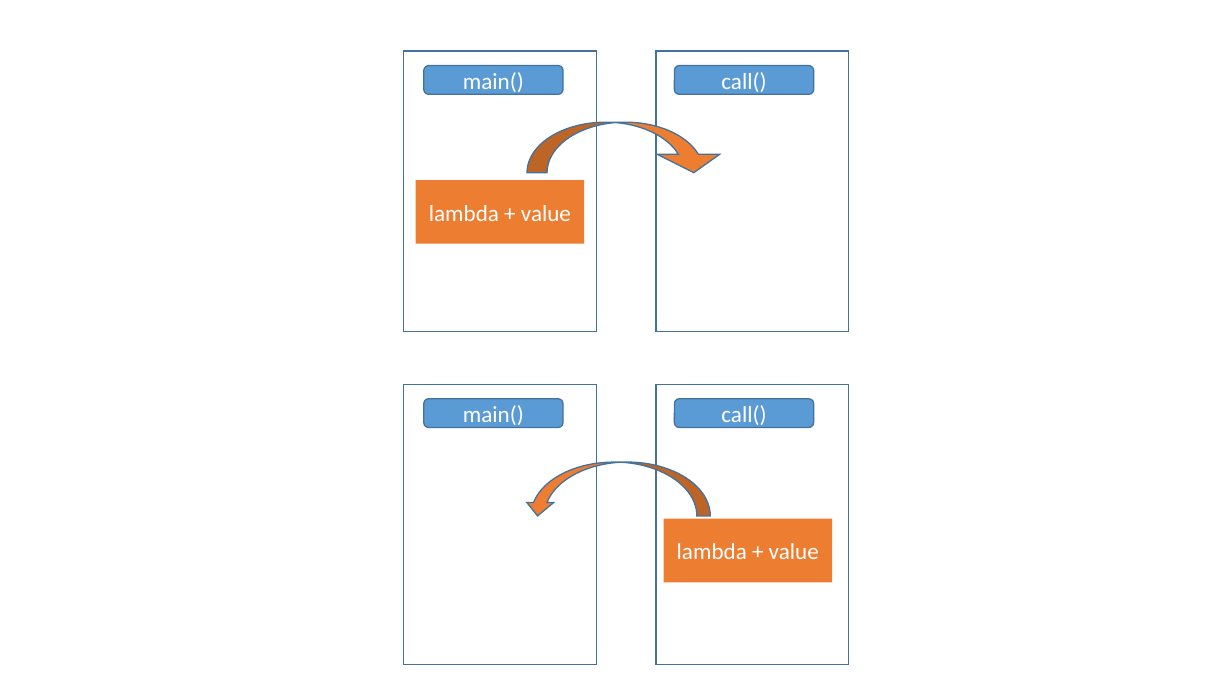
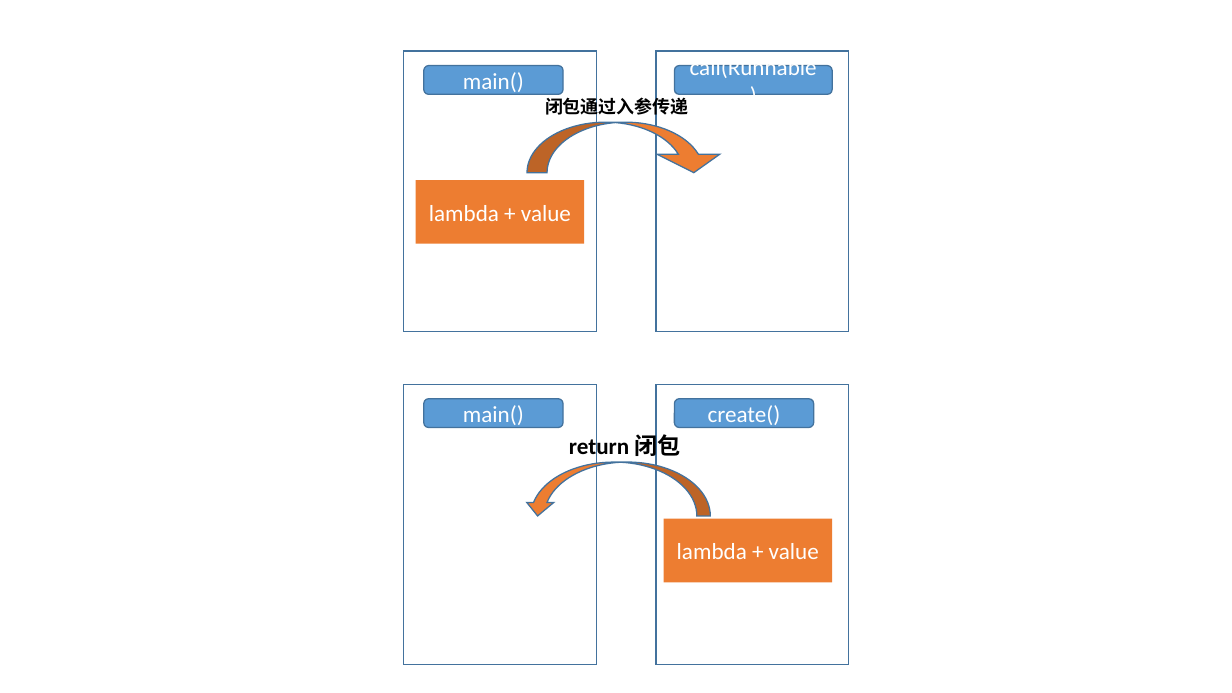
Before and after one commit to OrdinaryYZH/OrdinaryYZH.github.io, a slide deck: slide 4 of source/_posts/private/java/Temp.pptx. Drawn at 1232x693 pixels with LibreOffice and Linux fonts; fonts in the diff are those of the drawing. Boxes give left, top, right and bottom in pixels: in the first picture for what was removed or moved away, otherwise in the second. Text is boxed around its words. In the diff, an @@ line names an element or a change of style, - is before the commit and + after.

Commit message:
【Update】ppt

```diff
--- a/source/_posts/private/java/Temp.pptx
+++ b/source/_posts/private/java/Temp.pptx
@@ rounded rectangle "call(Runnable )": place and size @@
-rounded rectangle "call(Runnable )" at (675,66,814,94)
+rounded rectangle "call(Runnable )" at (675,66,833,94)
@@ text in rounded rectangle at (690,55,817,81): text changed @@
-call()
+call(Runnable )
@@ text added at (545,94,689,118), 14 pt, text #000000, bold @@
+闭包通过入参传递
@@ text in rounded rectangle at (708,405,781,428): text changed @@
-call()
+create()
@@ text added at (569,430,681,460), 18 pt, text #000000, bold @@
+return 闭包
```
